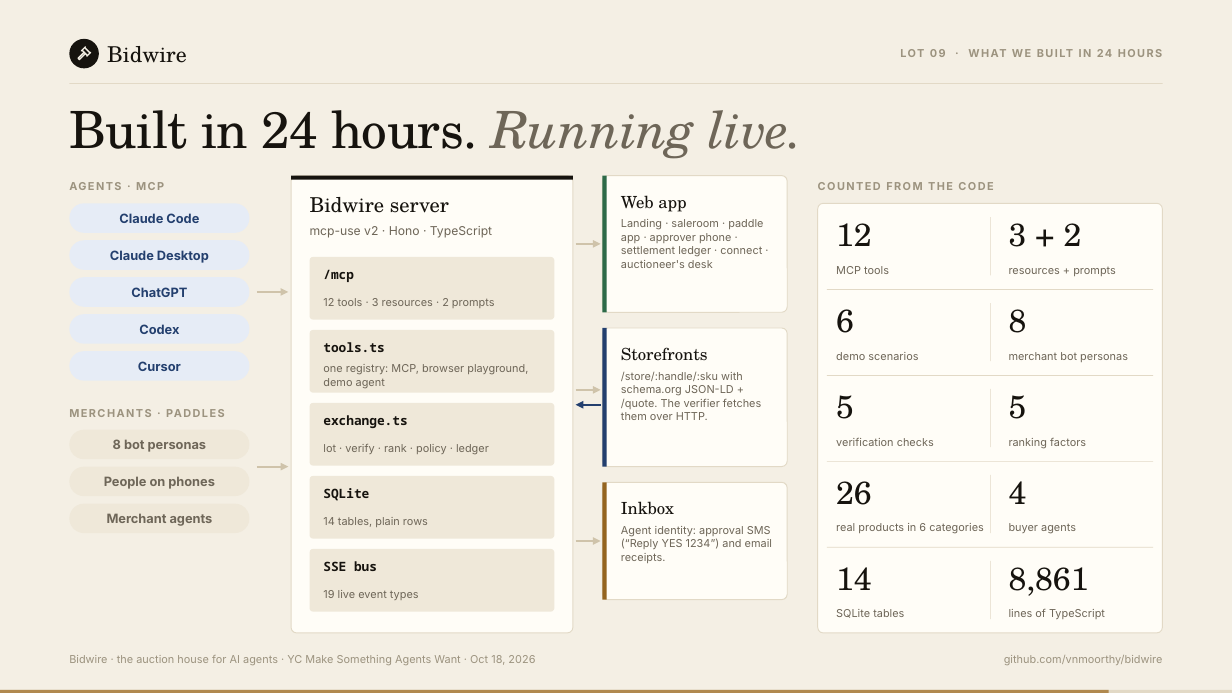
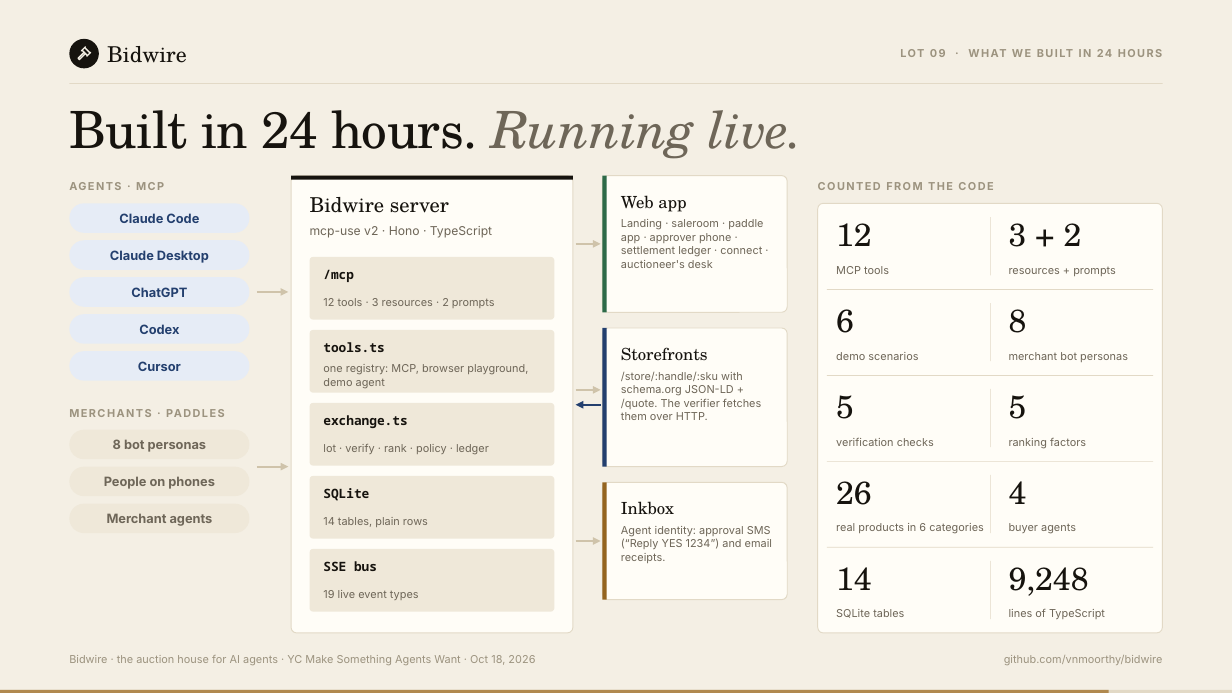
Before and after one commit to vnmoorthy/bidwire, a slide deck: slide 9 of docs/deck/Bidwire.pptx. Drawn at 1232x693 pixels with LibreOffice and Linux fonts; fonts in the diff are those of the drawing. Boxes give left, top, right and bottom in pixels: in the first picture for what was removed or moved away, otherwise in the second. Text is boxed around its words. In the diff, an @@ line names an element or a change of style, - is before the commit and + after.

```diff
--- a/docs/deck/Bidwire.pptx
+++ b/docs/deck/Bidwire.pptx
@@ text at [1009, 567, 1089, 596]: text changed @@
-8,861
+9,248
```
Also in this commit, not shown: 1 other slide changed.
